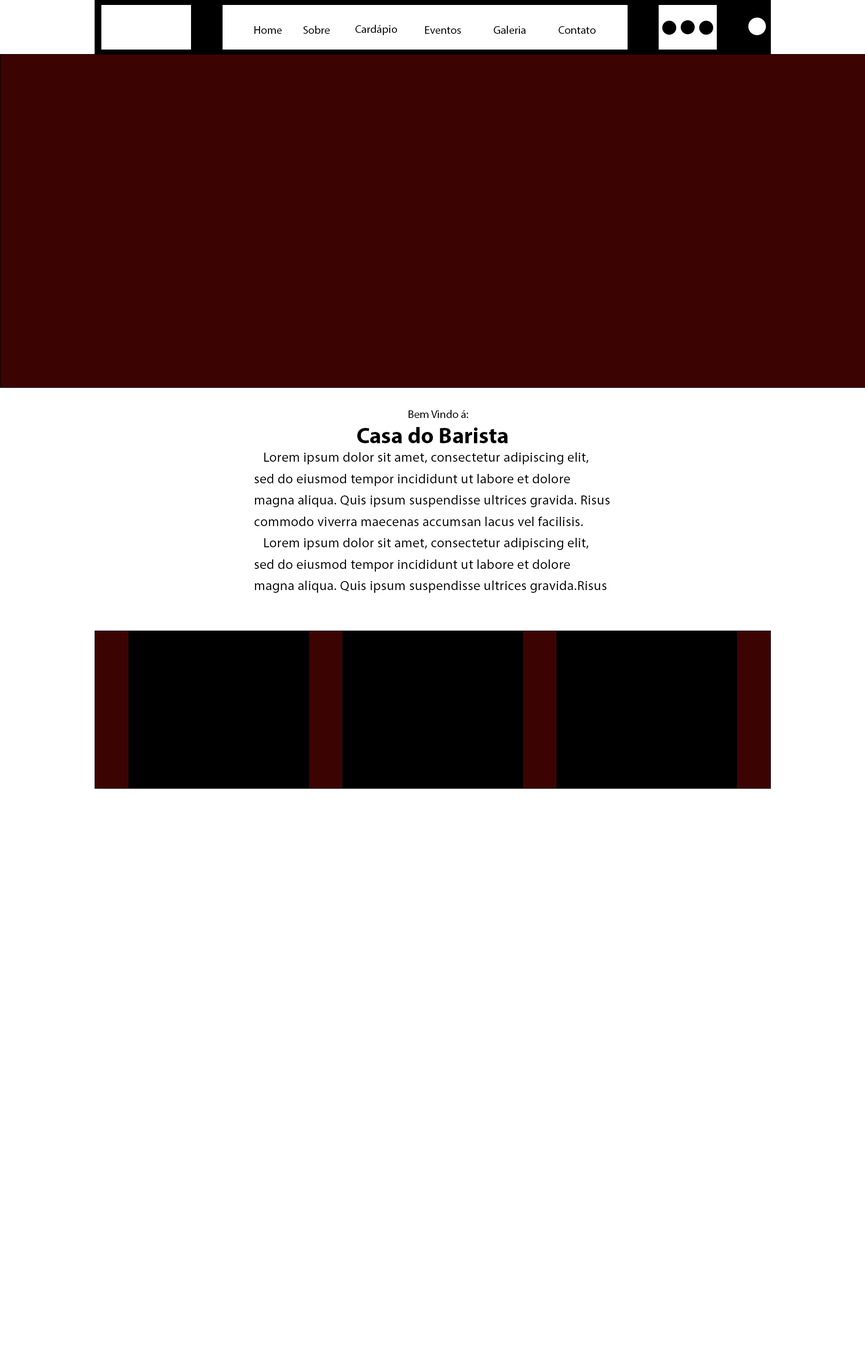
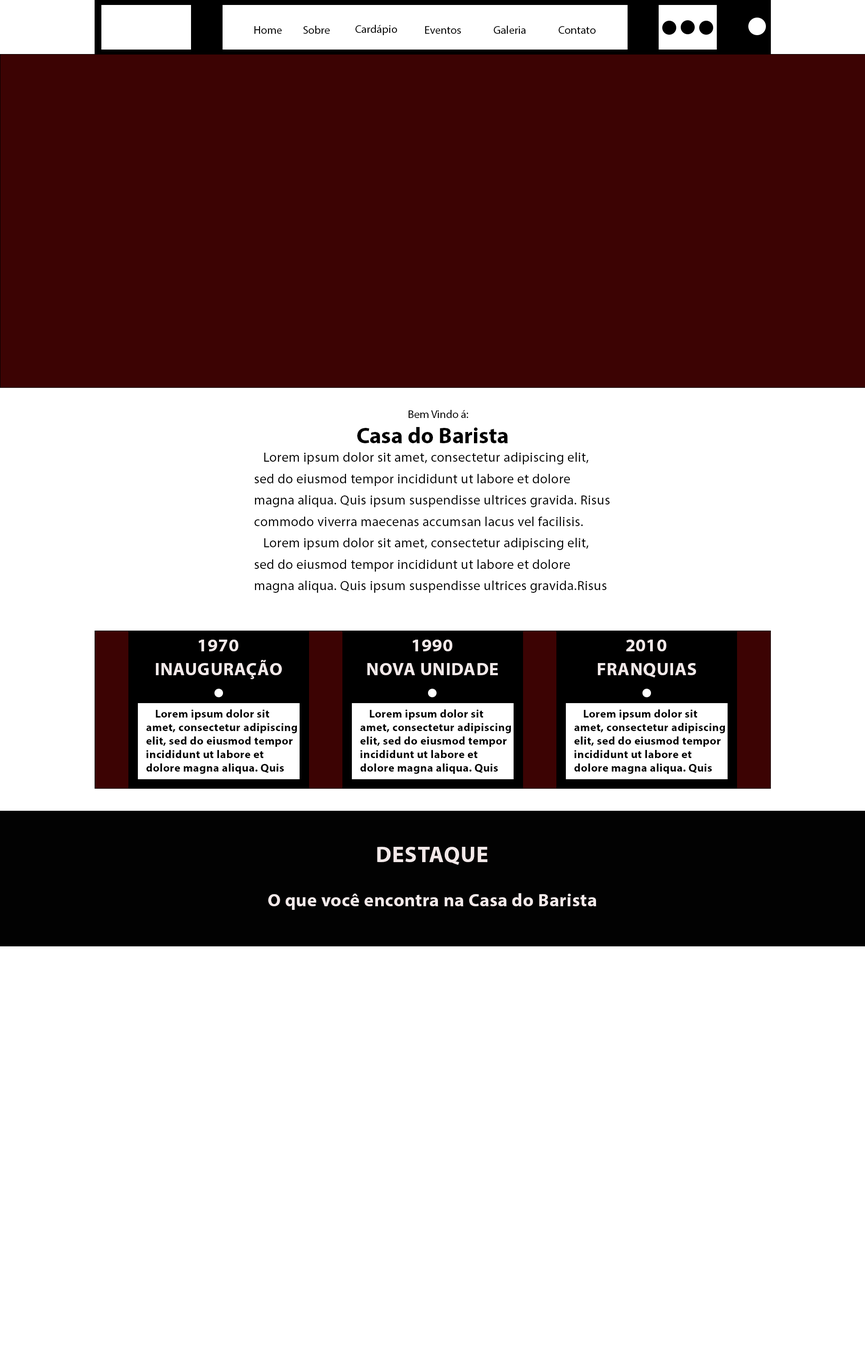
Layer changes from the first 865 × 1363 image to the second:
added group "titulo" with 3 layers in group "destaque" over 0, 811, 865, 947
added layer "O que você encontra na Casa do Barista" in group "titulo" over 268, 893, 597, 911
added layer "DESTAQUE" in group "titulo" over 377, 847, 488, 866
added layer "Retângulo 10" in group "titulo" over 0, 811, 865, 947
added group "2010" (1st of 2, in "main" › "bemvindo") with 6 layers in group "bemvindo" over 565, 639, 728, 780
added layer "Lorem ipsum dolor sit amet, consectetur adipiscing elit, sed do" (1st of 4, in "main" › "bemvindo" › "2010") in group "2010" over 574, 709, 725, 775
added layer "Retângulo 9" (1st of 3, in "main" › "bemvindo" › "2010") in group "2010" over 565, 703, 728, 780
moved "Retângulo 8" into group "2010" over 565, 639, 728, 780
added group "1990" (1st of 2, in "main" › "bemvindo") with 6 layers in group "bemvindo" over 351, 639, 514, 780
added layer "NOVA UNIDADE" in group "1990" over 367, 663, 498, 676
added layer "Lorem ipsum dolor sit amet, consectetur adipiscing elit, sed do" (2nd of 4, in "main" › "bemvindo" › "1990") in group "1990" over 360, 709, 511, 775
added layer "Retângulo 9" (2nd of 3, in "main" › "bemvindo" › "1990") in group "1990" over 351, 703, 514, 780
moved "Retângulo 7" into group "1990" over 351, 639, 514, 780
added group "1970" (1st of 2, in "main" › "bemvindo") with 6 layers in group "bemvindo" over 137, 639, 300, 780
added layer "INAUGURAÇÃO" in group "1970" over 155, 660, 283, 680
added layer "Lorem ipsum dolor sit amet, consectetur adipiscing elit, sed do" (3rd of 4, in "main" › "bemvindo" › "1970") in group "1970" over 146, 709, 297, 775
added layer "Retângulo 9" (3rd of 3, in "main" › "bemvindo" › "1970") in group "1970" over 137, 703, 300, 780
moved "Retângulo 6" into group "1970" over 137, 639, 300, 780
renamed "Retângulo 5" to "fundo - datas", moved it into group "bemvindo" over 137, 639, 728, 780
…and 7 more changes (7 added)
